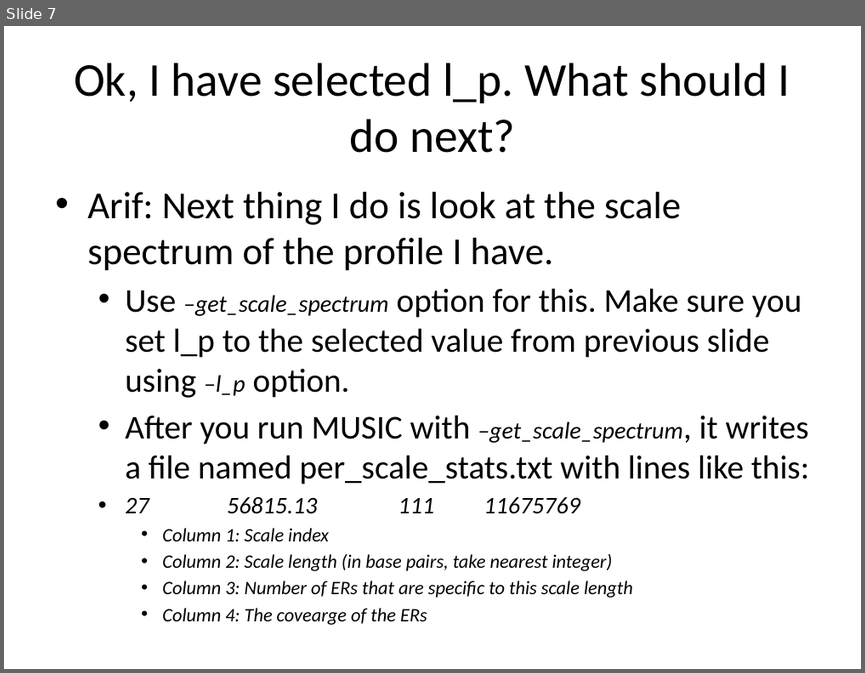
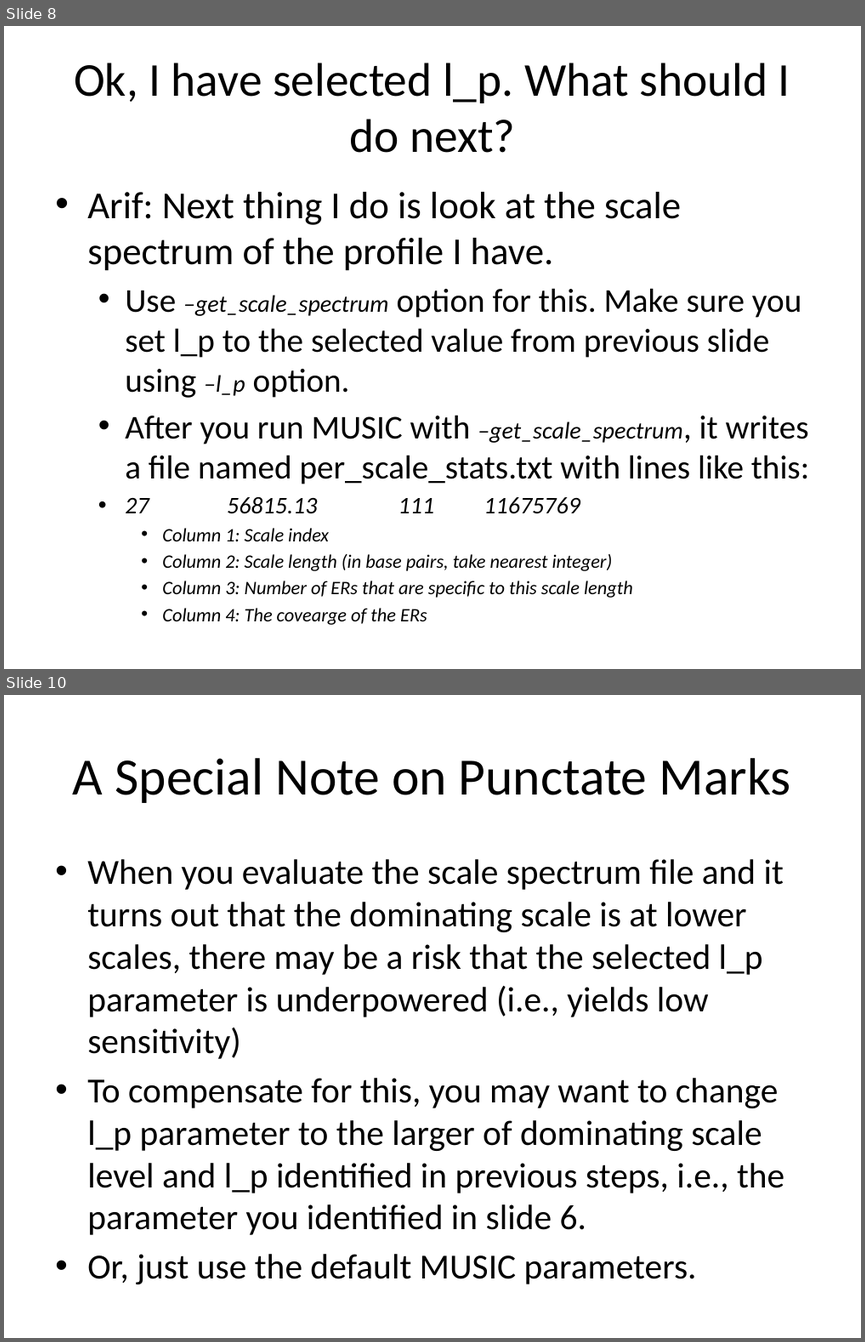
Before and after one commit to gersteinlab/MUSIC, a slide deck: Introduction to MUSIC.pptx. Shown one above the other, each under a label of ours: slide 7 before the commit, slides 8 and 10 after it; the slides between them are not shown. The pictures are 865x673 and 865x1342 pixels, drawn with LibreOffice and Linux fonts; fonts in the diff are those of the drawing. Boxes give left, top, right and bottom in pixels: in the first picture for what was removed or moved away, otherwise in the second. Text is boxed around its words. In the diff, an @@ line names an element or a change of style, - is before the commit and + after.

```diff
--- a/Introduction to MUSIC.pptx
+++ b/Introduction to MUSIC.pptx
@@ slide 10 added at (x1=4, y1=695, x2=861, y2=1338), background #FFFFFF @@
@@ title added at (x1=73, y1=758, x2=790, y2=803), 44 pt, text #000000 @@
+A Special Note on Punctate Marks
@@ text added at (x1=87, y1=859, x2=784, y2=1284), 29.6 pt, text #000000 @@
+• When you evaluate the scale spectrum file and it turns out that the dominating scale is at lower scales, there may be a risk that the selected l_p parameter is underpowered (i.e., yields low sensitivity)
+• To compensate for this, you may want to change l_p parameter to the larger of dominating scale level and l_p identified in previous steps, i.e., the parameter you identified in slide 6.
+• Or, just use the default MUSIC parameters.
@@ what was slide 7 is now slide 8 @@
```
Also in this commit, not shown: 3 slides changed, 1 other slide added.
